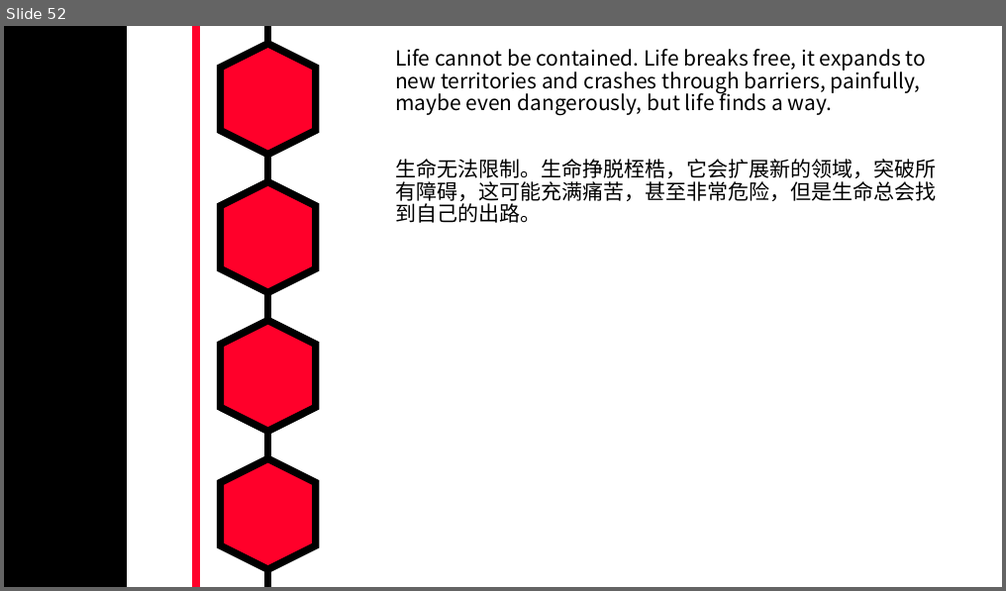
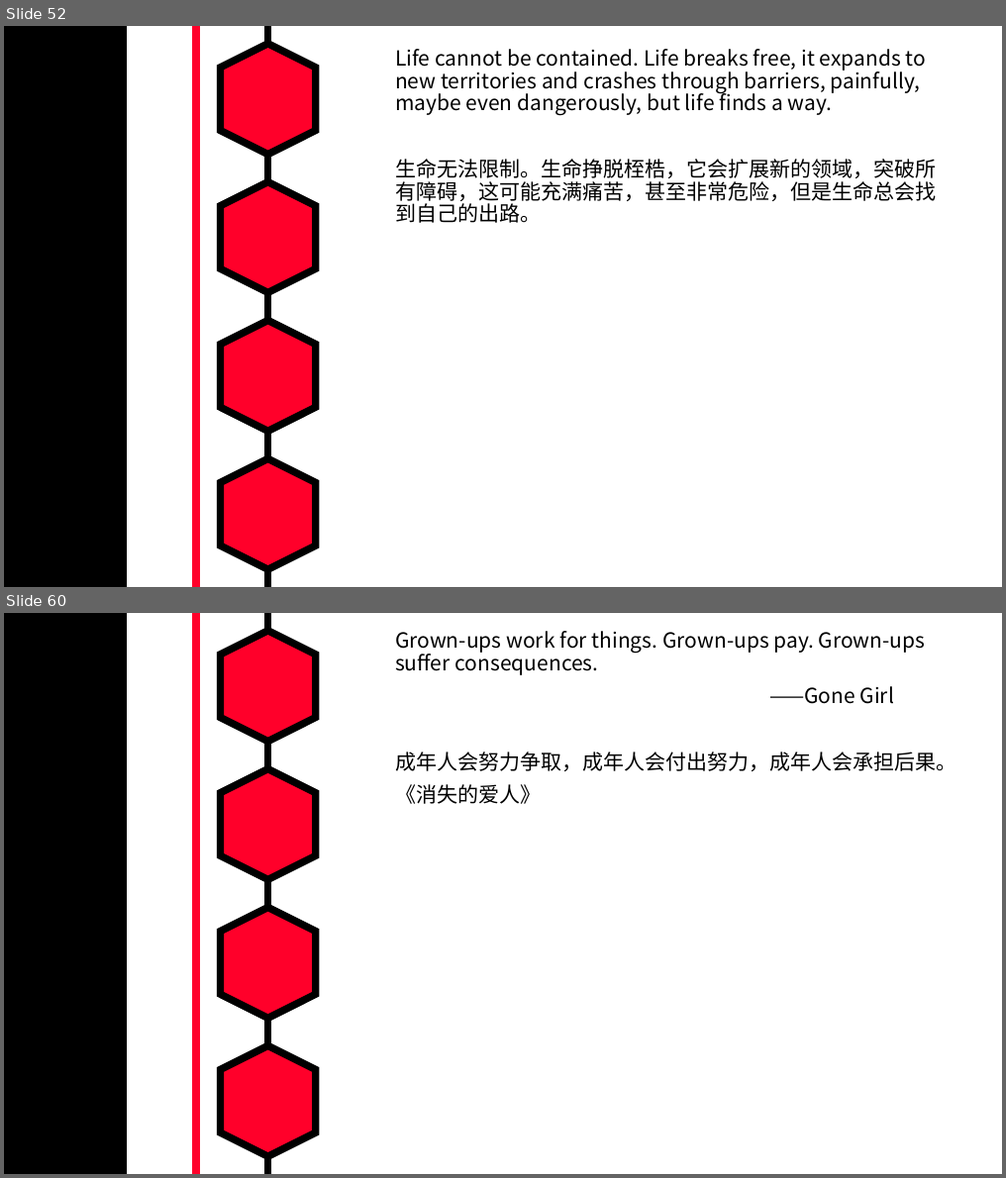
Before and after one commit to MarkShen1992/PPT-template, a slide deck: morning reading/iridescent english sentenses.pptx. Shown one above the other, each under a label of ours: slide 52 before the commit, slides 52 and 60 after it; the slides between them are not shown. The pictures are 1006x591 and 1006x1178 pixels, drawn with LibreOffice and Linux fonts; fonts in the diff are those of the drawing. Boxes give left, top, right and bottom in pixels: in the first picture for what was removed or moved away, otherwise in the second. Text is boxed around its words. In the diff, an @@ line names an element or a change of style, - is before the commit and + after.

```diff
--- a/morning reading/iridescent english sentenses.pptx
+++ b/morning reading/iridescent english sentenses.pptx
@@ slide 60 added at [4, 613, 1002, 1174], background #FFFFFF; not listed: 7 template elements that a slide beside it also shows @@
@@ text added at [395, 631, 957, 804], 20 pt, text #000000 @@
+Grown-ups work for things. Grown-ups pay. Grown-ups suffer consequences.
+——Gone Girl
+成年人会努力争取，成年人会付出努力，成年人会承担后果。
+《消失的爱人》
```
Also in this commit, not shown: 7 other slides added.
